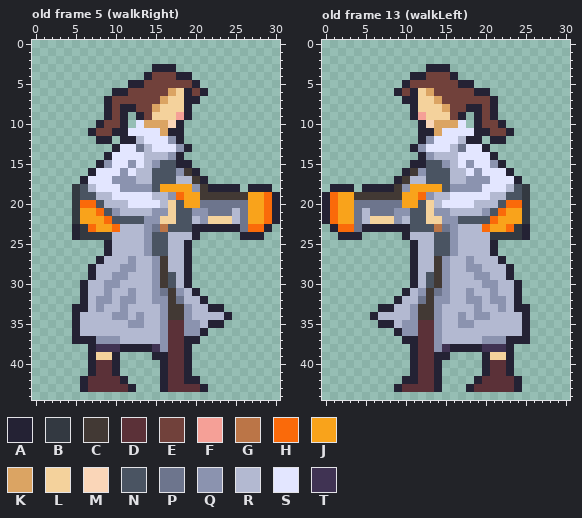
Pixel-art file -- rawAssets/animations/Flipside_Player_Model_AllAnims_Cropped.aseprite. Above is the file before it was changed.
31x45 pixels, 34 frames. Shown: old frame 5 (walkRight), old frame 13 (walkLeft). The commit also changed other frames, which this record leaves out.
Palette (. is transparent): A #242234  B #333941  C #423934  D #5b3138  E #71413b  F #f5a097  G #bb7547  H #fa6a0a  J #f9a31b  K #dba463  L #f4d29c  M #fad6b8  N #4a5462  P #6d758d  Q #8b93af  R #b3b9d1  S #e3e6ff  T #403353
Pixels before, old frame 5 (walkRight), first column x 5:
 3 ..........AAA.............
 4 .........AEEEAA...........
 5 .......AAEEEEEEA..........
 6 .....AAEEEEEKLAEA.........
 7 ....AEEEEEEKLLAA..........
 8 ....AEAAEEKLLLA...........
 9 ....AEA.AELLLFA...........
10 ...AEEA.SKKKMA............
11 ..AEEAASSSSKAA............
12 ...AA.AARSSSQA............
13 .....ASSPRSSSQA...........
14 ....ASSSSRRRQA............
15 ...AQSSQSRQNNAA...........
16 ..ASSSQSRRNNNQCA..........
17 .ASSSQQQRRNNNRRCA.........
18 BNRSSSQQQQNJJJJQCAAAA.AAA.
19 BNNRRSSSSSRRQHJJCCCCCCJJHA
20 BHHNRRRSSSSRLNJJPPPPPPJJHA
21 BJJHNQRRRRQQLNNQQPPPRPJJHA
22 BJJJHNNNNQQLLNNRQLLLRPJJHA
23 ABHJJHRRRQPGNNNAAAAAAPHHA.
24 ABBBBRRRRQNNRRRA.....AAA..
25 ....ARRRRQNNRRA...........
26 ....ARRRRQNNRRA...........
27 ...ARRRQRRQCRRA...........
28 ..ARRRQQRRQCRRA...........
29 ..ARRQQRRRQCNRA...........
30 .ARRQQRRRRQCNRA...........
31 .ARRQRRQRRQPCQRA..........
32 .ARQQRQQRRQQCPRRA.........
33 AARQRRQRRRRQCCQRRAA.......
34 ARRRRQQRQRRQCCQRRRRA......
35 ARRRRRRQQRRQDDQQRAA.......
36 ARRRRRRRRRRQDDQQA.........
37 AAAQQQRRRRRQDDAA..........
38 ..ATTTAAAATQDDA...........
39 ..ALLA....AADDA...........
40 ..ADDA.....ADDA...........
41 ..ADDA.....ADDA...........
42 .ADDDDA....ADDAA..........
43 .ADDDDDA...ADDDDA.........
Pixels before, old frame 13 (walkLeft), first column x 0:
 3 .............AAA..........
 4 ...........AAEEEA.........
 5 ..........AEEEEEEAA.......
 6 .........AEALKEEEEEAA.....
 7 ..........AALLKEEEEEEA....
 8 ...........ALLLKEEAAEA....
 9 ...........AFLLLEA.AEA....
10 ............AMKKKS.AEEA...
11 ............AAKSSSSAAEEA..
12 ............AQSSSRAA.AA...
13 ...........AQSSSRPSSA.....
14 ............AQRRRSSSSA....
15 ...........AANNQRSQSSQA...
16 ..........ACQNNNRRSQSSSA..
17 .........ACRRNNNRRQQQSSSA.
18 .AAA.AAAACQJJJJNQQQQSSSRNB
19 AHJJCCCCCCJJHQRRSSSSSRRNNB
20 AHJJPPPPPPJJNLRSSSSRRRNHHB
21 AHJJPRPPPQQNNLQQRRRRQNHJJB
22 AHJJPRLLLQRNNLLQQNNNNHJJJB
23 .AHHPAAAAAANNNGPQRRRHJJHBA
24 ..AAA.....ARRRNNQRRRRBBBBA
25 ...........ARRNNQRRRRA....
26 ...........ARRNNQRRRRA....
27 ...........ARRCQRRQRRRA...
28 ...........ARRCQRRQQRRRA..
29 ...........ARNCQRRRQQRRA..
30 ...........ARNCQRRRRQQRRA.
31 ..........ARQCPQRRQRRQRRA.
32 .........ARRPCQQRRQQRQQRA.
33 .......AARRQCCQRRRRQRRQRAA
34 ......ARRRRQCCQRRQRQQRRRRA
35 .......AARQQDDQRRQQRRRRRRA
36 .........AQQDDQRRRRRRRRRRA
37 ..........AADDQRRRRRQQQAAA
38 ...........ADDQTAAAATTTA..
39 ...........ADDAA....ALLA..
40 ...........ADDA.....ADDA..
41 ...........ADDA.....ADDA..
42 ..........AADDA....ADDDDA.
43 .........ADDDDA...ADDDDDA.
And afterwards:
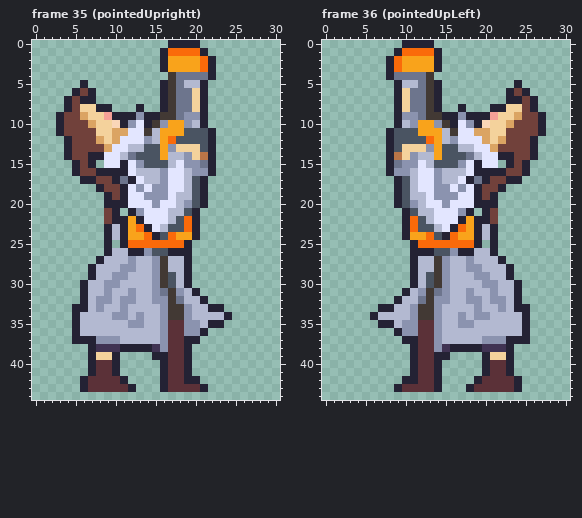
A new or re-ordered frame is compared with the old frame closest to it.
Changes in this commit:
frames 34 -> 37
Changed rows in their new state; - is an unchanged pixel.
Frame 35 (pointedUprightt) is new; against old frame 5 (walkRight), layer "Sprite Sheet":
first column x 3:
 0 --------------AAAA----------
 1 -------------AHHHHA---------
 2 -------------AJJJJHA--------
 3 ------------.-JJJJHA--------
 4 -----------...CPPPPA--------
 5 ---A-----....ACPRRA---------
 6 --AEA--......ACPPL----------
 7 -AEAA-.......ACPPLA---------
 8 -AELLA-...A..ACPPLA---------
 9 AEEKLLFA-AQAACCPQQA---------
10 AEEEKLLM-Q-ACQJJQRA---------
11 AEEEELLKK--CRJJJNNNA--------
12 -AEEEKLKSSSQRJHNNNNA--------
13 -AEEEEKS-RRNNJQLLLNA--------
14 -AEEAAS-RPNNNJRRQLGA--------
15 --AEA.S-ASQNN-RSQQPA--------
16 --AEEAAAA---RQSSRQQA--------
17 ----AEEAPAS-RQSS-N----------
18 --...AEEAS-SQQSSRNA....-...-
19 --....AEA--QQQSRRNA.........
20 --....AAA---QSSRQNA.........
21 --....EA.AQSSSRR-A..........
22 --....EAAJASSSR-HA..........
23 --....ARAJHASR--H-.........-
24 --....A-AJJHA-HJJ------...--
25 -------.AHHHHHHH------------
26 ---------AA---AA------------
Frame 36 (pointedUpLeft) is new; against old frame 13 (walkLeft), layer "Sprite Sheet":
first column x 0:
 0 ----------AAAA--------------
 1 ---------AHHHHA-------------
 2 --------AHJJJJA-------------
 3 --------AHJJJJ-.------------
 4 --------APPPPC...-----------
 5 ---------ARRPCA....-----A---
 6 ----------LPPCA......--AEA--
 7 ---------ALPPCA.......-AAEA-
 8 ---------ALPPCA..A...-ALLEA-
 9 ---------AQQPCCAAQA-AFLLKEEA
10 ---------ARQJJQCA-Q-MLLKEEEA
11 --------ANNNJJJRC--KKLLEEEEA
12 --------ANNNNHJRQSSSKLKEEEA-
13 --------ANLLLQJNNRR-SKEEEEA-
14 --------AGLQRRJNNNPR-SAAEEA-
15 --------APQQSR-NNQSA-S.AEA--
16 --------AQQRSSQR---AAAAEEA--
17 ----------N-SSQR-SAPAEEA----
18 -...-....ANRSSQQS-SAEEA...--
19 .........ANRRSQQQ--AEA....--
20 .........ANQRSSQ---AAA....--
21 ..........A-RRSSSQA.AE....--
22 ..........AH-RSSSAJAAE....--
23 -.........-H--RSAHJARA....--
24 --...------JJH-AHJJA-A....--
25 ------------HHHHHHHA.-------
26 ------------AA---AA---------
